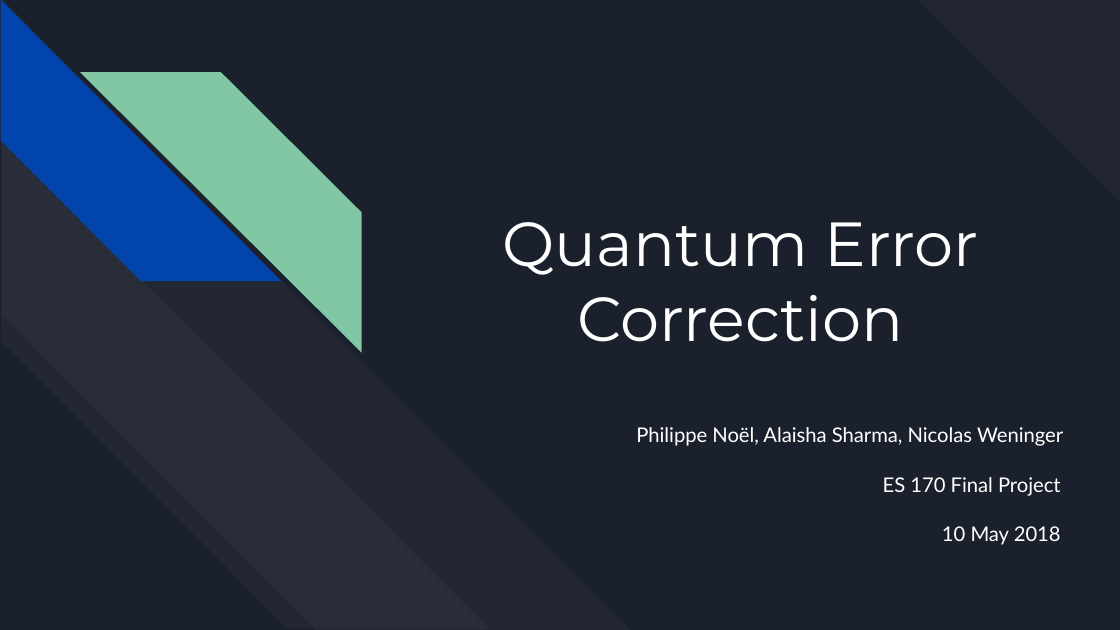
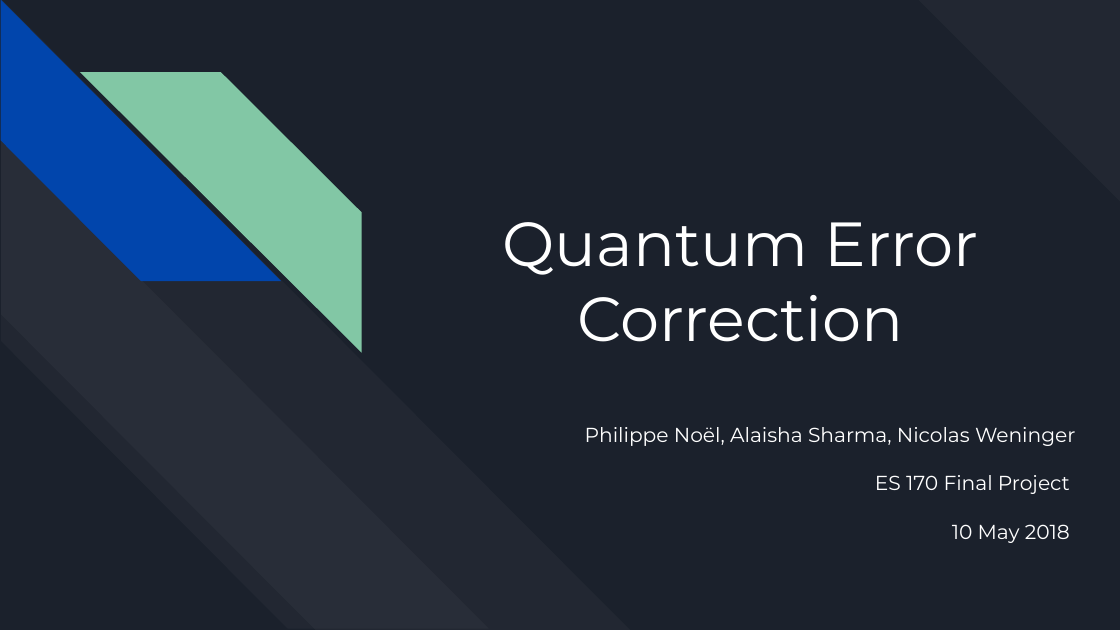
Before and after one commit to philippemnoel/QuantumErrorCorrectionProject, a slide deck: slide 1 of QEC Final Project.pptx. Drawn at 1120x630 pixels with LibreOffice and Linux fonts; fonts in the diff are those of the drawing. Boxes give left, top, right and bottom in pixels: in the first picture for what was removed or moved away, otherwise in the second. Text is boxed around its words. In the diff, an @@ line names an element or a change of style, - is before the commit and + after.

Commit message:
Alaisha messing around round 3

```diff
--- a/QEC Final Project.pptx
+++ b/QEC Final Project.pptx
@@ subtitle "Philippe Noël, Alaisha Sharma, Nicolas ...": place and size @@
-subtitle "Philippe Noël, Alaisha Sharma, Nicolas ..." at <box>636,427,1063,446</box>
+subtitle "Philippe Noël, Alaisha Sharma, Nicolas ..." at <box>585,427,1075,446</box>
@@ subtitle "Philippe Noël, Alaisha Sharma, Nicolas ..." at <box>585,427,1075,446</box>: font Lato to Montserrat @@
@@ subtitle "ES 170 Final Project" at <box>875,475,1070,543</box>: font Lato to Montserrat @@
@@ subtitle "ES 170 Final Project": place and size @@
-subtitle "ES 170 Final Project" at <box>883,477,1061,545</box>
+subtitle "ES 170 Final Project" at <box>875,475,1070,543</box>
```
Also in this commit, not shown: 4 other slides changed.
